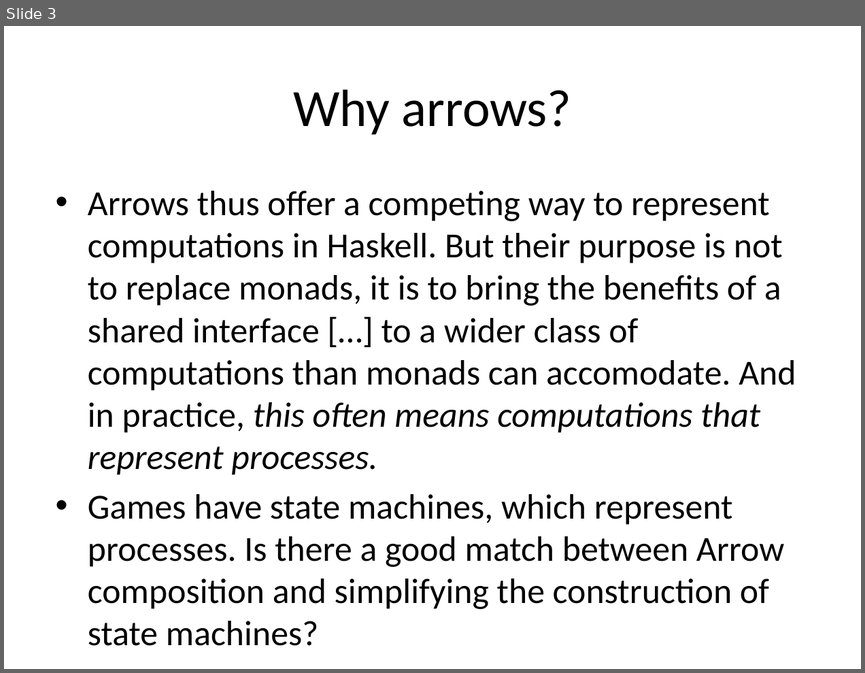
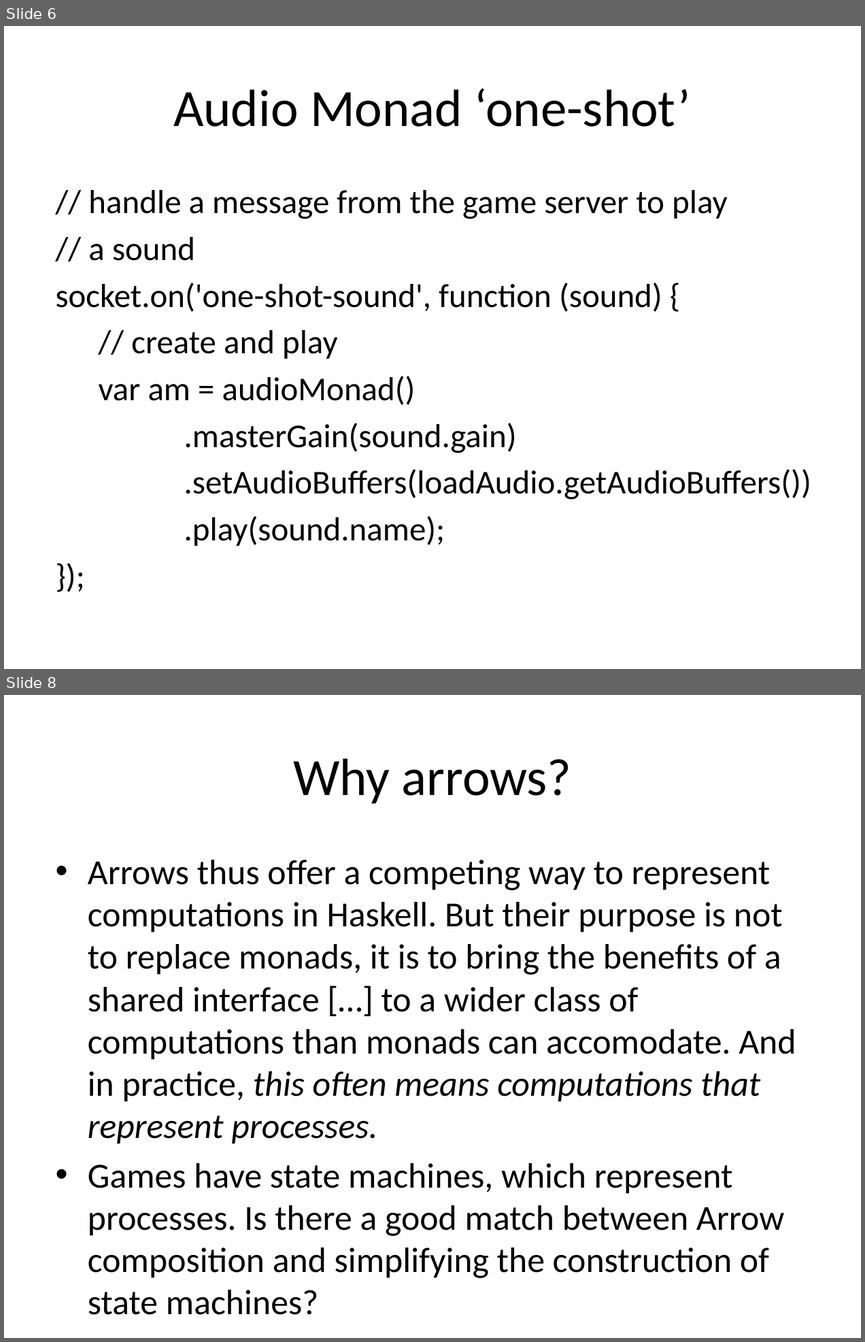
Before and after one commit to enright/arrowlets, a slide deck: MonadsOfDoomArrowsOfTime.pptx. Shown one above the other, each under a label of ours: slide 3 before the commit, slides 6 and 8 after it; the slides between them are not shown. The pictures are 865x673 and 865x1342 pixels, drawn with LibreOffice and Linux fonts; fonts in the diff are those of the drawing. Boxes give left, top, right and bottom in pixels: in the first picture for what was removed or moved away, otherwise in the second. Text is boxed around its words. In the diff, an @@ line names an element or a change of style, - is before the commit and + after.

```diff
--- a/MonadsOfDoomArrowsOfTime.pptx
+++ b/MonadsOfDoomArrowsOfTime.pptx
@@ slide 6 added at [4, 26, 861, 669], background #FFFFFF @@
@@ title added at [173, 88, 691, 127], 44 pt, text #000000 @@
+Audio Monad ‘one-shot’
@@ text added at [56, 190, 811, 546], 28 pt, text #000000 @@
+// handle a message from the game server to play
+// a sound
+socket.on('one-shot-sound', function (sound) {
+// create and play
+var am = audioMonad()
+.masterGain(sound.gain)
+.setAudioBuffers(loadAudio.getAudioBuffers())
+.play(sound.name);
+});
@@ what was slide 3 is now slide 8 @@
```
Also in this commit, not shown: 2 slides changed, 4 other slides added.
